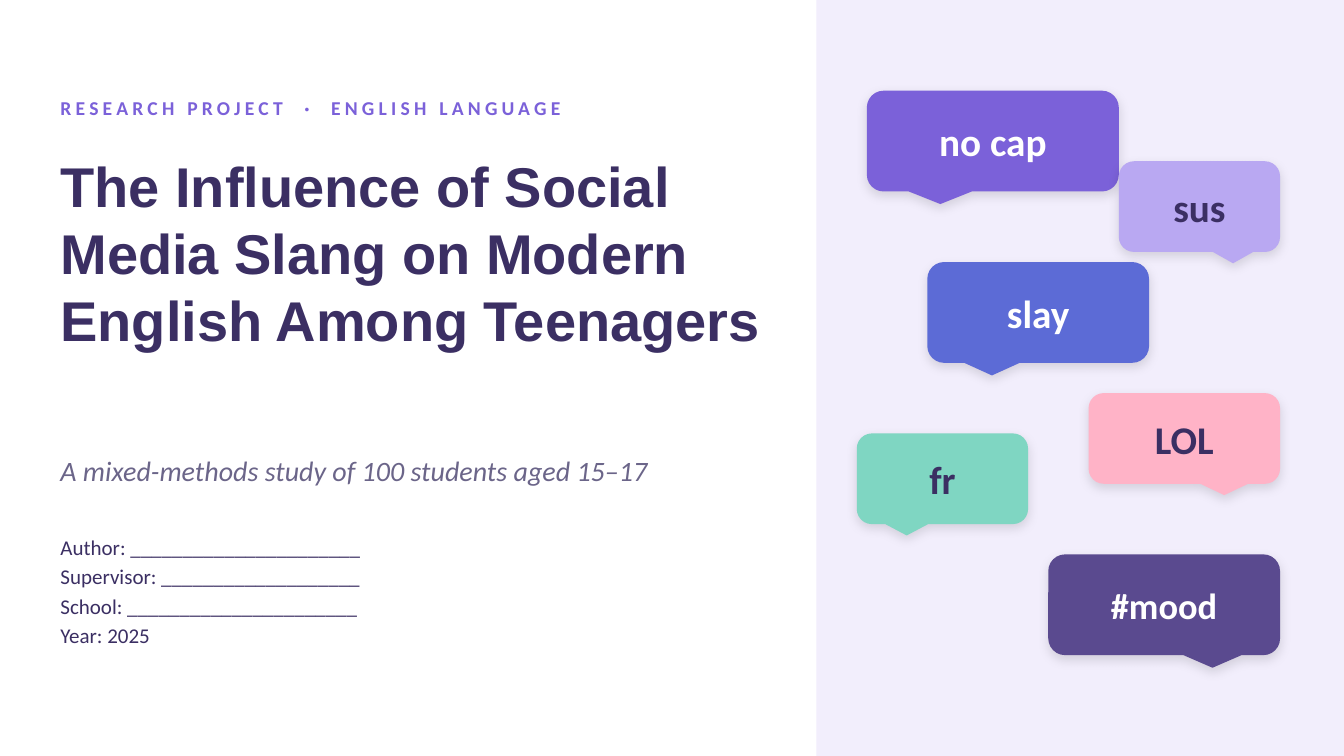
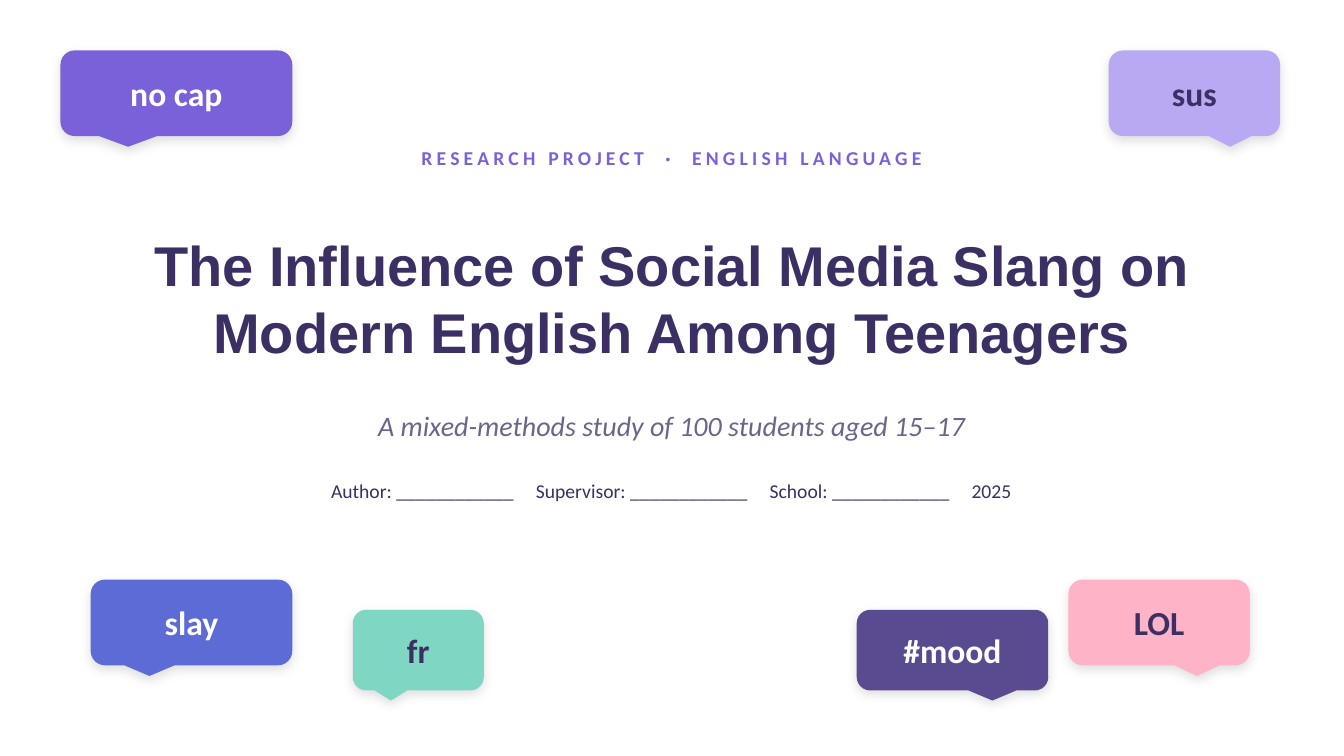
Before and after one commit to araymyrkieva9-sketch/english-daptar, a slide deck: slide 1 of variants/Slang_Presentation_3_Lavender.pptx. Drawn at 1344x756 pixels with LibreOffice and Linux fonts; fonts in the diff are those of the drawing. Boxes give left, top, right and bottom in pixels: in the first picture for what was removed or moved away, otherwise in the second. Text is boxed around its words. In the diff, an @@ line names an element or a change of style, - is before the commit and + after.

```diff
--- a/variants/Slang_Presentation_3_Lavender.pptx
+++ b/variants/Slang_Presentation_3_Lavender.pptx
@@ rectangle removed at [817,0,1344,756] @@
@@ rounded speech box "no cap": place and size @@
-rounded speech box "no cap" at [867,91,1119,192]
+rounded speech box "no cap" at [60,50,292,136]
@@ rounded speech box "sus": place and size @@
-rounded speech box "sus" at [1119,161,1280,252]
+rounded speech box "sus" at [1109,50,1280,136]
@@ text "RESEARCH PROJECT · ENGLISH LANGUAGE" at [421,152,921,165]: alignment left to centre @@
@@ text "RESEARCH PROJECT · ENGLISH LANGUAGE": place and size @@
-text "RESEARCH PROJECT · ENGLISH LANGUAGE" at [60,102,560,115]
+text "RESEARCH PROJECT · ENGLISH LANGUAGE" at [421,152,921,165]
@@ title "The Influence of Social Media ...": place and size @@
-title "The Influence of Social Media ..." at [60,166,760,351]
+title "The Influence of Social Media ..." at [154,245,1189,363]
@@ title "The Influence of Social Media ..." at [154,245,1189,363]: alignment left to centre; vertical alignment top to middle @@
@@ text "A mixed-methods study of 100 ...": place and size @@
-text "A mixed-methods study of 100 ..." at [60,461,648,486]
+text "A mixed-methods study of 100 ..." at [378,416,965,441]
@@ text "A mixed-methods study of 100 ..." at [378,416,965,441]: alignment left to centre @@
@@ text at [331,484,1012,501]: text changed; size 15 to 14 pt @@
-Author: ______________________
-Supervisor: ___________________
-School: ______________________
-Year: 2025
+Author: ____________ Supervisor: ____________ School: ____________ 2025
@@ rounded speech box "slay": place and size @@
-rounded speech box "slay" at [928,262,1149,363]
+rounded speech box "slay" at [91,580,292,665]
@@ rounded speech box "LOL": place and size @@
-rounded speech box "LOL" at [1089,393,1280,484]
+rounded speech box "LOL" at [1069,580,1250,665]
@@ size 28 to 24 pt in 5 elements at [1109,50,1280,136], [60,50,292,136], [91,580,292,665], [1069,580,1250,665], [353,610,484,691] @@
@@ rounded speech box "fr": place and size @@
-rounded speech box "fr" at [857,434,1028,524]
+rounded speech box "fr" at [353,610,484,691]
@@ rounded speech box "#mood": place and size @@
-rounded speech box "#mood" at [1049,555,1280,655]
+rounded speech box "#mood" at [857,610,1049,691]
@@ rounded speech box "#mood" at [857,610,1049,691]: size 26 to 24 pt @@
```
Also in this commit, not shown: 17 other slides changed, 3 other files.
